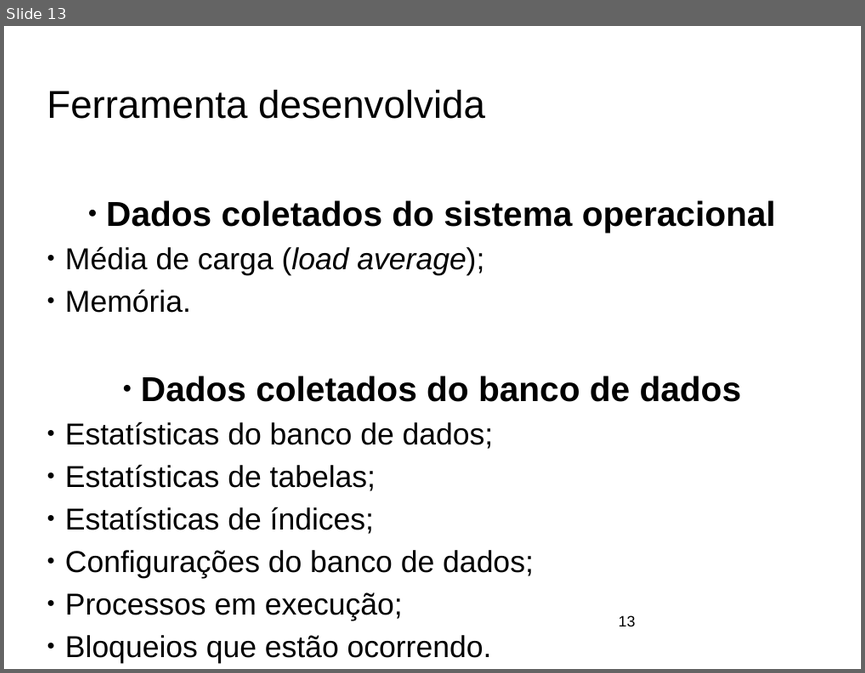
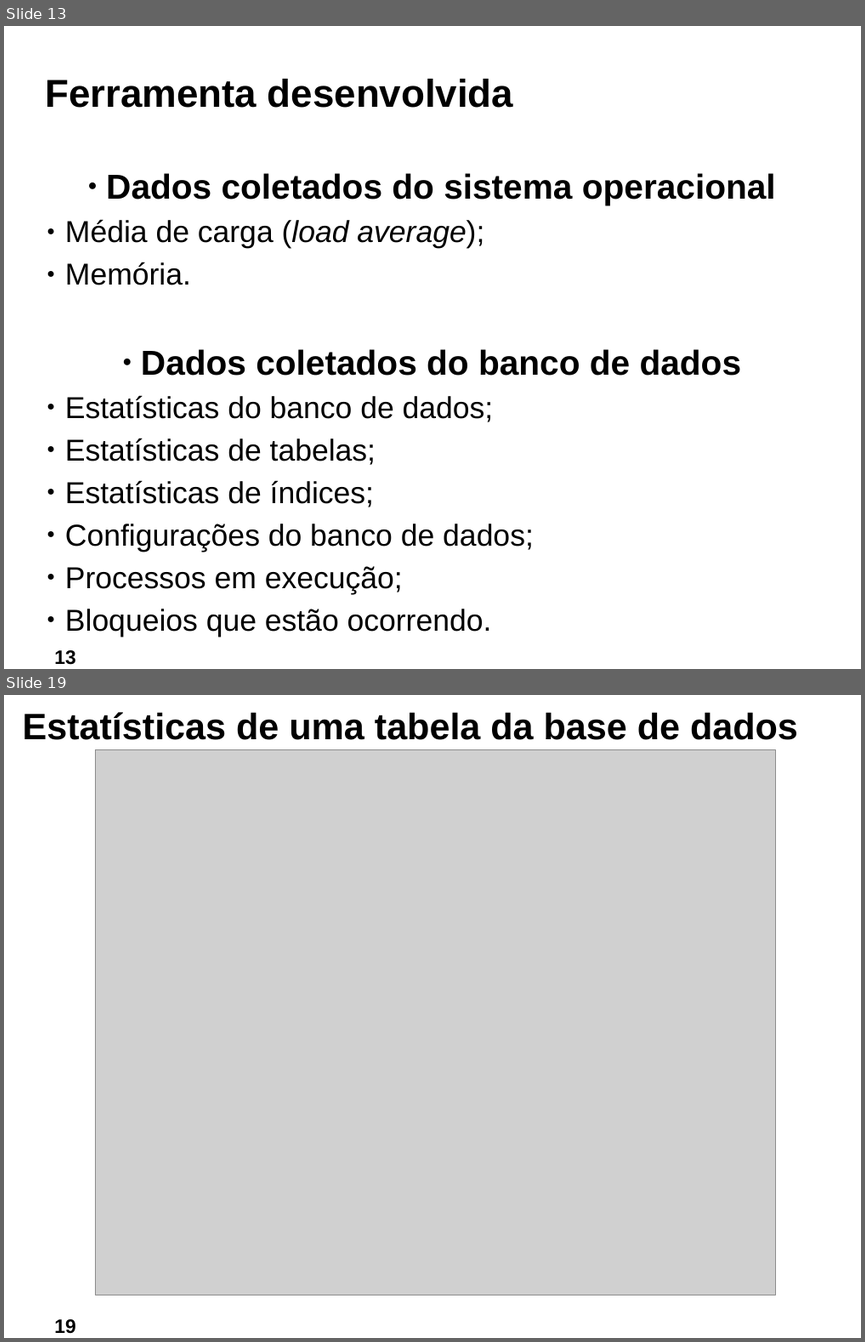
Before and after one commit to ftomasini/smdb, a slide deck: Documentos/FTOMASINI/FINAL/APRESENTACAO.odp. Shown one above the other, each under a label of ours: slide 13 before the commit, slides 13 and 19 after it; the slides between them are not shown. The pictures are 865x673 and 865x1342 pixels, drawn with LibreOffice and Linux fonts; fonts in the diff are those of the drawing; grey boxes stand for pictures; background and template pictures are left out. Boxes give left, top, right and bottom in pixels: in the first picture for what was removed or moved away, otherwise in the second. Text is boxed around its words. In the diff, an @@ line names an element or a change of style, - is before the commit and + after.

```diff
--- a/Documentos/FTOMASINI/FINAL/APRESENTACAO.odp
+++ b/Documentos/FTOMASINI/FINAL/APRESENTACAO.odp
@@ slide 19 added at <box>4,695,861,1338</box>, background picture (left out) @@
@@ title added at <box>23,712,798,740</box>, 34 pt, text #000000, bold @@
+Estatísticas de uma tabela da base de dados
@@ picture added at <box>96,750,775,1295</box> @@
@@ page number added at <box>54,1319,75,1333</box>, 18 pt, text #000000, bold @@
+19
@@ slide 13 changed as well @@
@@ title "Ferramenta desenvolvida" at <box>45,79,513,108</box>: bold on @@
@@ text "Dados coletados do sistema operacional": place and size @@
-text "Dados coletados do sistema operacional" at <box>65,200,776,663</box>
+text "Dados coletados do sistema operacional" at <box>65,173,776,636</box>
@@ page number: place and size @@
-page number at <box>619,615,636,626</box>
+page number at <box>54,650,75,664</box>
@@ page number at <box>54,650,75,664</box>: size 14 to 18 pt, bold on; alignment left to centre @@
```
Also in this commit, not shown: 13 other slides changed, 12 other slides added, 14 slides removed, 1 other file.
